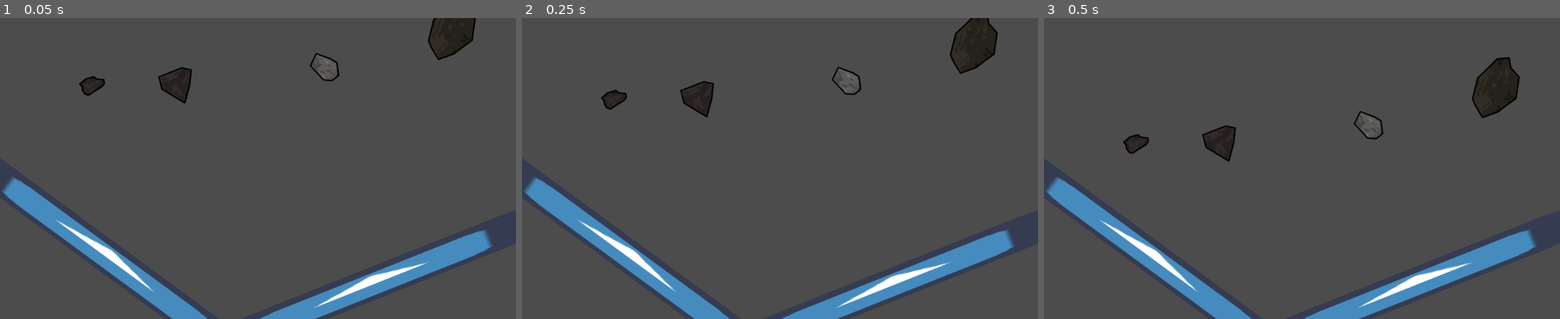
Above: before the commit, frames 1-3 (left to right).
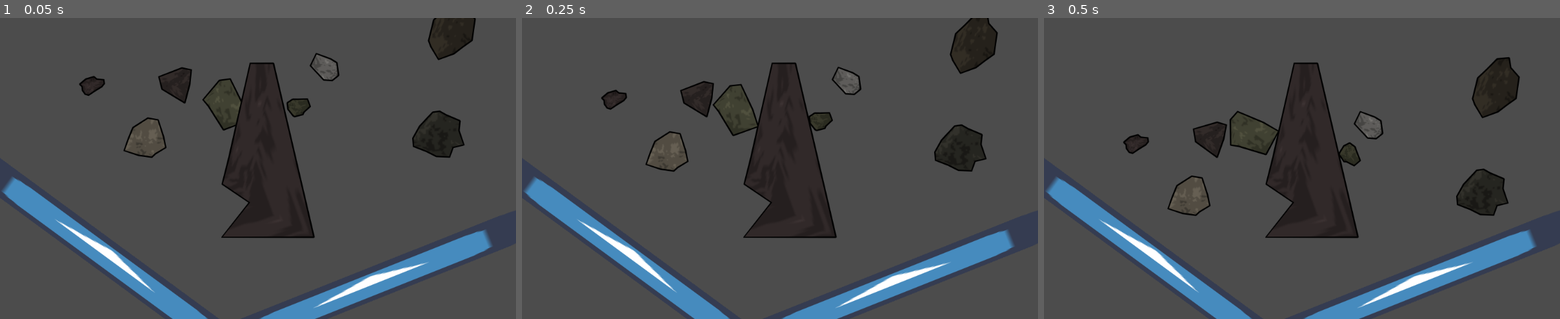
Above: after the commit, the same moments.

Repository: ebrahimebrahim/knock-the-rock
Game: Godot game, scene res://Main.tscn
The game is run twice, just before and just after one commit, with the same random seed, the same clock (stepped at 60 frames per second) and the same inputs. The engine's default icon, where the game draws it, is replaced by a stand-in: a white triangle on a blue panel in a dark square.
Inputs:
- Up to frame 1 (0.05 s): no input
- Up to frame 2 (0.25 s): no input
- Up to frame 3 (0.5 s): no input

The runs differ from the first frame. In frame 1, 9.0% of the frame differs, in the area x 23-90%, y 14-74%; in frame 2, 9.1%; in frame 3, 9.5%.

Commit message:
added Boulder skeleton. static mode + unholdability work, polygon generation needs more work
boulder-specific polygon generation sometimes works out, but not always, and is usually pretty peupy

Diff:
--- /dev/null
+++ b/ktr/Boulder.gd
@@ -0,0 +1,65 @@
+extends "res://Rock.gd"
+
+# Ways in which Boulder builds upon Rock:
+# * Boulders are static objects
+# * Boulders cannot be held (even illegally)
+# * Boulders have vertices generated differently (bigger, more elongated, flat top and bottom)
+
+var height_from_center : float # allows boulders to be placed flat on the ground
+var center_of_table : float # x coords of center of boulder's "table"
+
+# Called when the node enters the scene tree for the first time.
+func _ready():
+	mode = MODE_STATIC
+
+func _on_input(event):
+	pass # this is just to overwrite the Rock input function which deals with Rock holdability
+
+func generate_polygon():
+#	var l = rand_range(45,60)
+#	var w = rand_range(20,30)
+#	var n = rand_range(2,5)
+#	var theta = PI/rand_range(5,8)
+#	var mini_r = l/(2*n+2)
+#	var new_vert = Vector2(0,0)
+#	vertices.push_back(Vector2(-w/2,0))
+#	for i in range(n):
+#		var mini_c = Vector2(-w/2,-l/(n+1))
+#		while(new_vert.distance_to(mini_c) >= mini_r):
+#			new_vert = Vector2(rand_range(mini_c.x-mini_r,mini_c.x+mini_r),rand_range(mini_c.y-mini_r,mini_c.y+mini_r))
+#	vertices.push_back(Vector2(-w/2,-l))
+#	vertices.push_back(Vector2(w/2,0))
+#	for i in range(n):
+#		var mini_c = Vector2(w/2,-l/(n+1))
+#		while(new_vert.distance_to(mini_c) >= mini_r):
+#			new_vert = Vector2(rand_range(mini_c.x-mini_r,mini_c.x+mini_r),rand_range(mini_c.y-mini_r,mini_c.y+mini_r))
+#	vertices.push_back(Vector2(w/2,-l))
+#	for i in range(2*(n+2)):
+#		if i < (n+2): vertices[i] = vertices[i].rotated(theta)
+#		else: vertices[i] = vertices[i].rotated(-theta)
+#
+
+	var r = rand_range(45,60) # a larger and narrower range than that of rocks
+	var n = 2*rand_range(3,5) # this makes the range effectively 6-14, but only even numbers
+	var dt = 2*PI/n
+	var mini_r = r*sin(dt/2)
+	var new_vert = Vector2(0,0)
+	var stretch = exp(rand_range(0.5,0.6)) # boulders are always stretched
+#	var rot = rand_range(0,2*PI) -- unlike rocks, boulders do not get a random rotation
+	for i in range(n):
+		var mini_c = r*Vector2(cos(dt*(i+0.5)),sin(dt*(i+0.5))) # the -0.5 on the i rotates the minicircles to put pairs on top and bottom
+		while(new_vert.distance_to(mini_c) >= mini_r):
+			new_vert = Vector2(rand_range(mini_c.x-mini_r,mini_c.x+mini_r),rand_range(mini_c.y-mini_r,mini_c.y+mini_r))
+		new_vert.y *= stretch # boulders are stretched in the y direction
+#		new_vert = new_vert.rotated(rot) -- unlike rocks, boulders do not get a random rotation
+		vertices.push_back(new_vert)
+
+	vertices[0].y += 3*mini_r*stretch
+	vertices[1].y = vertices[0].y
+	vertices[0].x += 3*mini_r
+	vertices[1].x -= 3*mini_r
+	vertices[-1].y -= 3*mini_r*stretch
+	vertices[-2].y = vertices[-1].y
+
+	for i in range(n):
+		texture_uvs.push_back(0.5*(Vector2(cos(dt*(i-0.5)),sin(dt*(i-0.5))) + Vector2(1,1))) # -0.5 on i matches as above
--- a/ktr/Main.gd
+++ b/ktr/Main.gd
@@ -1,10 +1,12 @@
 extends Node2D
 
 const Rock = preload("res://Rock.gd")
+const Boulder = preload("res://Boulder.gd")
 
 func _ready():
 	randomize()
-	put_rock(4)
+	put_rock(8)
+	put_boulder(1,Vector2(500,300))
 
 func put_rock(num : int, pos = Vector2(0,0)) -> void:
 		for _i in range(num):
@@ -12,3 +14,10 @@
 			add_child(rock)
 			if pos == Vector2(0,0): rock.set_position(Vector2(rand_range(100,900),rand_range(0,300)))
 			else: rock.set_position(pos)
+
+func put_boulder(num : int, pos = Vector2(0,0)) -> void:
+		for _i in range(num):
+			var beuld : Boulder = Boulder.new()
+			add_child(beuld)
+			if pos == Vector2(0,0): beuld.set_position(Vector2(rand_range(100,900),rand_range(0,300)))
+			else: beuld.set_position(pos)
--- a/ktr/Rock.gd
+++ b/ktr/Rock.gd
@@ -110,6 +110,9 @@
 	mode = MODE_KINEMATIC if is_held else MODE_RIGID
 
 func _input(event):
+	_on_input(event) # this step is necessary to allow Boulder to override this function
+
+func _on_input(event):
 	# on click, hold rock
 	if event is InputEventMouseButton and event.button_index == BUTTON_LEFT and event.is_pressed():
 		var vertices_global = PoolVector2Array()
